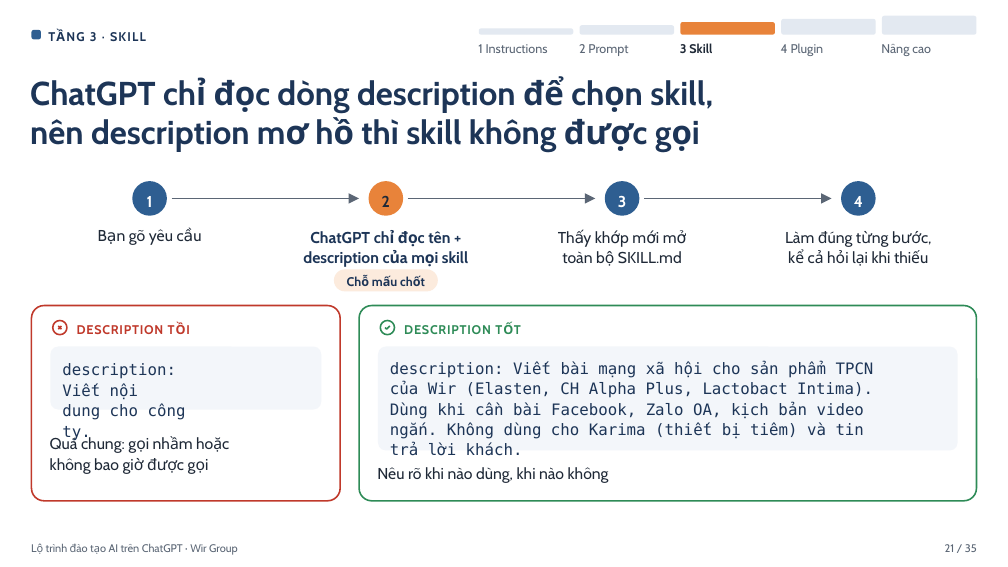
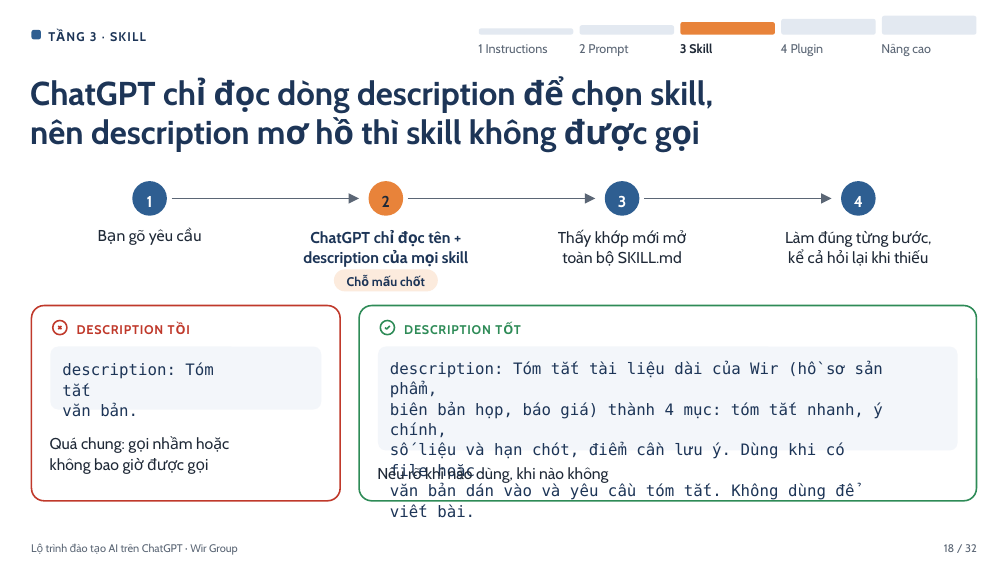
Before and after one commit to zFinnz/WirAi, a slide deck: slide 18 of slides/Lo-trinh-dao-tao-AI-ChatGPT-Wir-Group.pptx (slide 21 before the commit). Drawn at 1008x567 pixels with LibreOffice and Linux fonts; fonts in the diff are those of the drawing. Boxes give left, top, right and bottom in pixels: in the first picture for what was removed or moved away, otherwise in the second. Text is boxed around its words. In the diff, an @@ line names an element or a change of style, - is before the commit and + after.

```diff
--- a/slides/Lo-trinh-dao-tao-AI-ChatGPT-Wir-Group.pptx
+++ b/slides/Lo-trinh-dao-tao-AI-ChatGPT-Wir-Group.pptx
@@ text at box(62, 362, 213, 416): text changed @@
-description: Viết nội
-dung cho công ty.
+description: Tóm tắt
+văn bản.
@@ text at box(390, 360, 883, 518): text changed @@
-description: Viết bài mạng xã hội cho sản phẩm TPCN
-của Wir (Elasten, CH Alpha Plus, Lactobact Intima).
-Dùng khi cần bài Facebook, Zalo OA, kịch bản video
-ngắn. Không dùng cho Karima (thiết bị tiêm) và tin trả lời khách.
+description: Tóm tắt tài liệu dài của Wir (hồ sơ sản phẩm,
+biên bản họp, báo giá) thành 4 mục: tóm tắt nhanh, ý chính,
+số liệu và hạn chót, điểm cần lưu ý. Dùng khi có file hoặc
+văn bản dán vào và yêu cầu tóm tắt. Không dùng để viết bài.
@@ text at box(944, 544, 977, 552): text changed @@
-21 / 35
+18 / 32
```
Also in this commit, not shown: 30 other slides changed, 3 slides removed, 37 other files.
